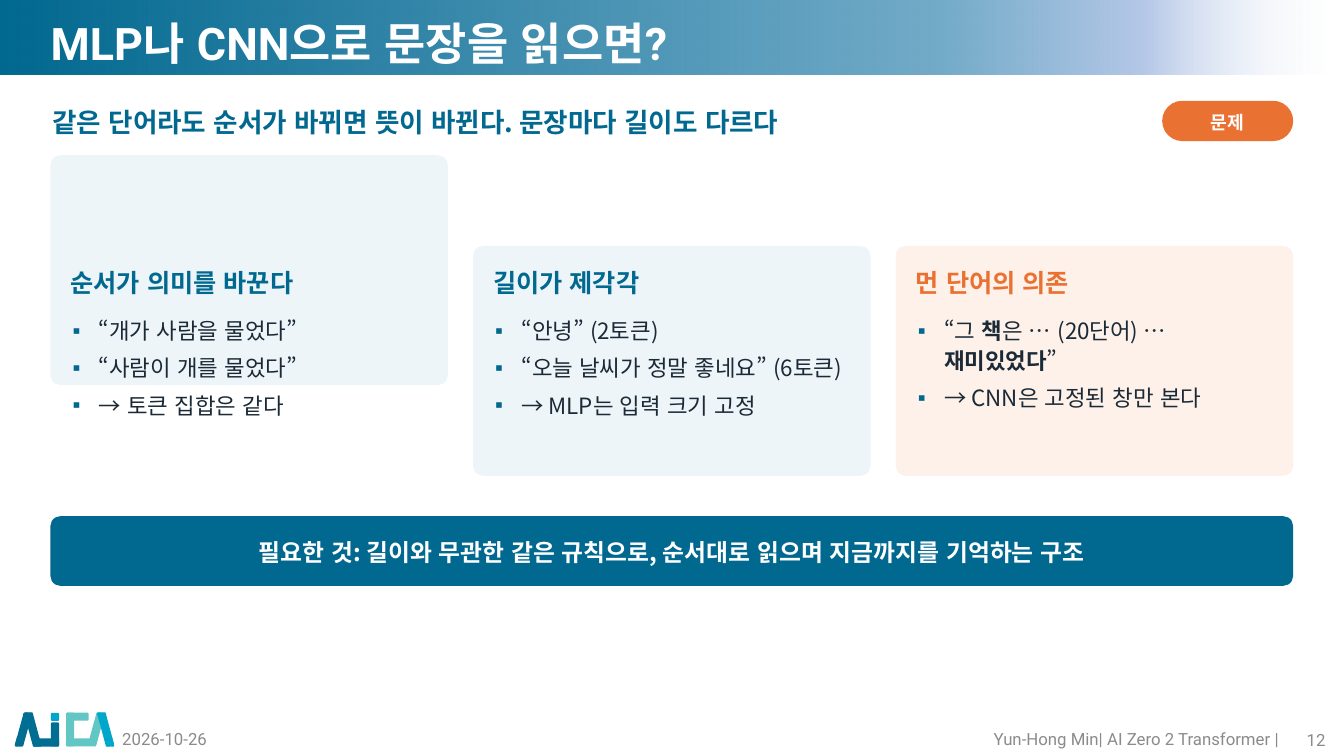
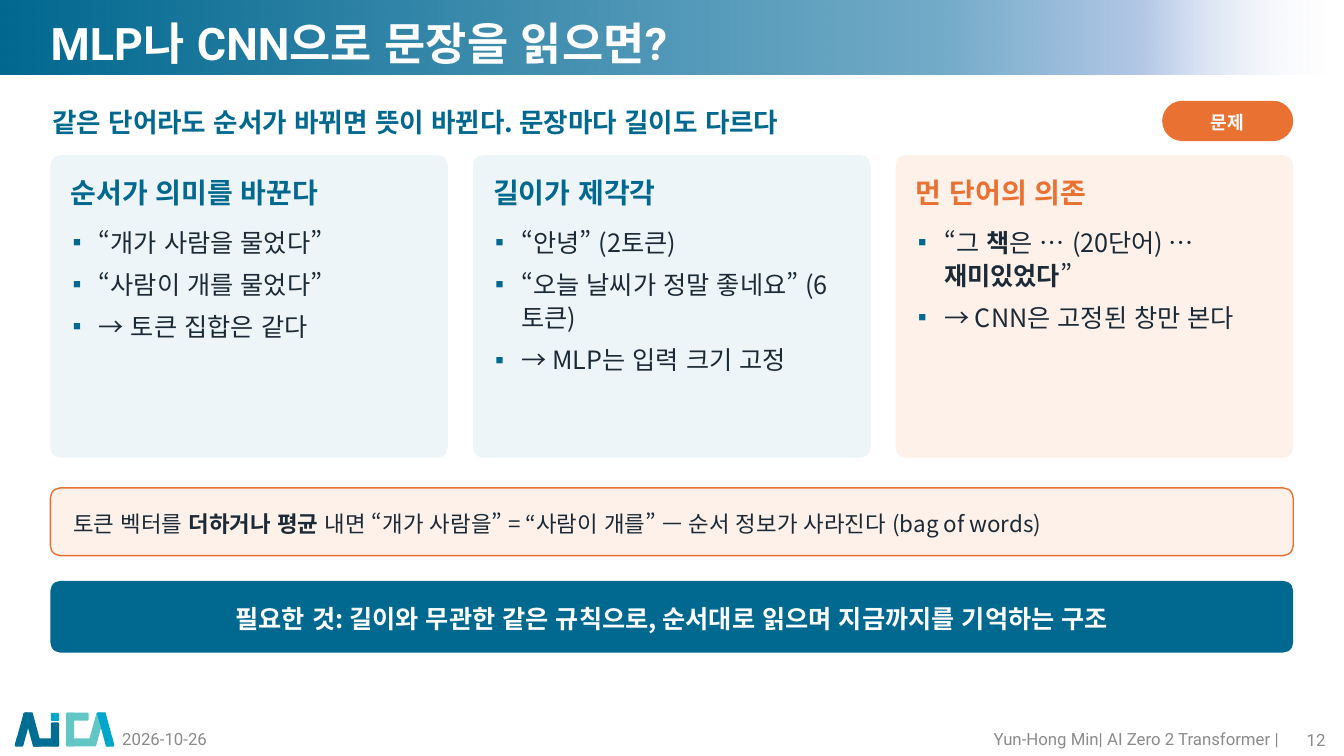
Before and after one commit to myunhh/AI-Zero-2-Transformers, a slide deck: slide 12 of lectures/week04_rnn_lstm_seq2seq.pptx. Drawn at 1344x756 pixels with LibreOffice and Linux fonts; fonts in the diff are those of the drawing; background and template pictures are left out. Boxes give left, top, right and bottom in pixels: in the first picture for what was removed or moved away, otherwise in the second. Text is boxed around its words. In the diff, an @@ line names an element or a change of style, - is before the commit and + after.

```diff
--- a/lectures/week04_rnn_lstm_seq2seq.pptx
+++ b/lectures/week04_rnn_lstm_seq2seq.pptx
@@ rounded rectangle: place and size @@
-rounded rectangle at (50,155,448,385)
+rounded rectangle at (50,155,448,458)
@@ rounded rectangle: place and size @@
-rounded rectangle at (473,246,870,476)
+rounded rectangle at (473,155,870,458)
@@ proportions changed in 3 elements at (50,155,448,458), (473,155,870,458), (896,155,1294,458) @@
@@ rounded rectangle: place and size @@
-rounded rectangle at (896,246,1294,476)
+rounded rectangle at (896,155,1294,458)
@@ 3 texts: place and size @@
-3 texts at (71,271,1069,295)
+3 texts at (71,179,1087,206)
@@ size 18 to 20 pt in 3 elements at (71,179,318,206), (493,179,655,206), (916,179,1087,206) @@
@@ text "“개가 사람을 물었다”": place and size @@
-text "“개가 사람을 물었다”" at (99,319,297,416)
+text "“개가 사람을 물었다”" at (99,230,323,338)
@@ text "“안녕” (2토큰)": place and size @@
-text "“안녕” (2토큰)" at (521,319,842,416)
+text "“안녕” (2토큰)" at (521,230,799,371)
@@ size 16 to 18 pt in 3 elements at (99,230,323,338), (521,230,799,371), (944,230,1234,329) @@
@@ text "“그 책은 … (20단어) … ...": place and size @@
-text "“그 책은 … (20단어) … ..." at (944,319,1201,408)
+text "“그 책은 … (20단어) … ..." at (944,230,1234,329)
@@ rounded rectangle added at (50,488,1294,556), fill #FDF1E9, outline #E97132 1 pt, 16 pt, text #1B2A36 @@
+토큰 벡터를 더하거나 평균 내면 “개가 사람을” = “사람이 개를” — 순서 정보가 사라진다 (bag of words)
@@ rounded rectangle "필요한 것: 길이와 무관한 같은 ...": place and size @@
-rounded rectangle "필요한 것: 길이와 무관한 같은 ..." at (50,516,1294,586)
+rounded rectangle "필요한 것: 길이와 무관한 같은 ..." at (50,581,1294,652)
@@ rounded rectangle "필요한 것: 길이와 무관한 같은 ..." at (50,581,1294,652): size 17 to 18 pt; proportions changed @@
```
Also in this commit, not shown: 27 other slides changed, 14 other files.
